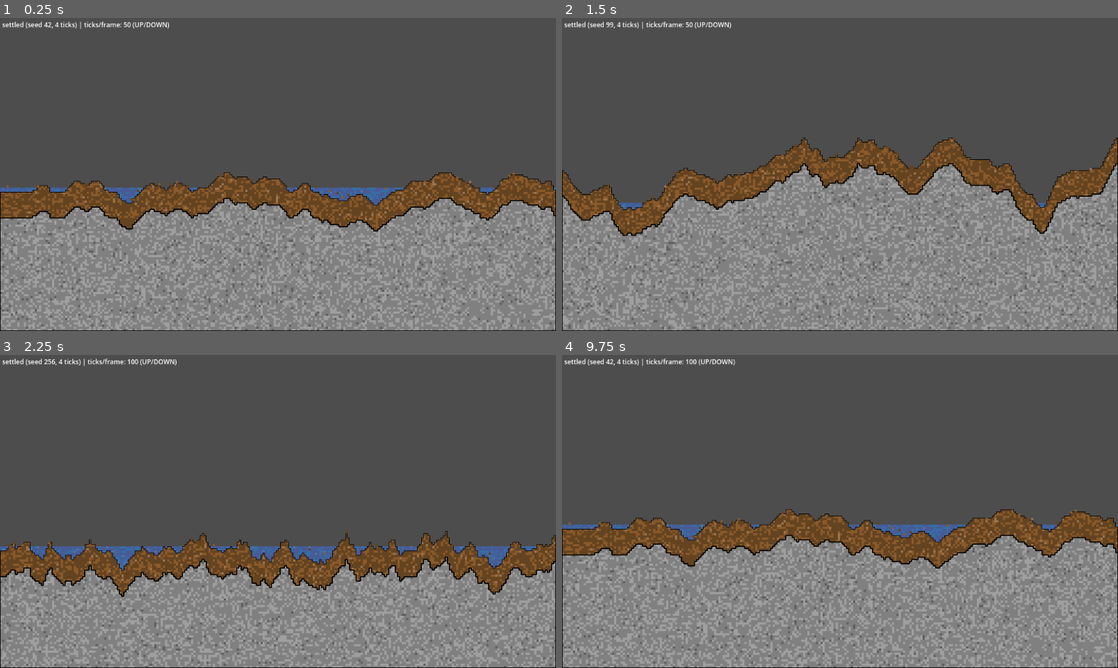
Above: before the commit, frames 1-4 (two rows, left to right).
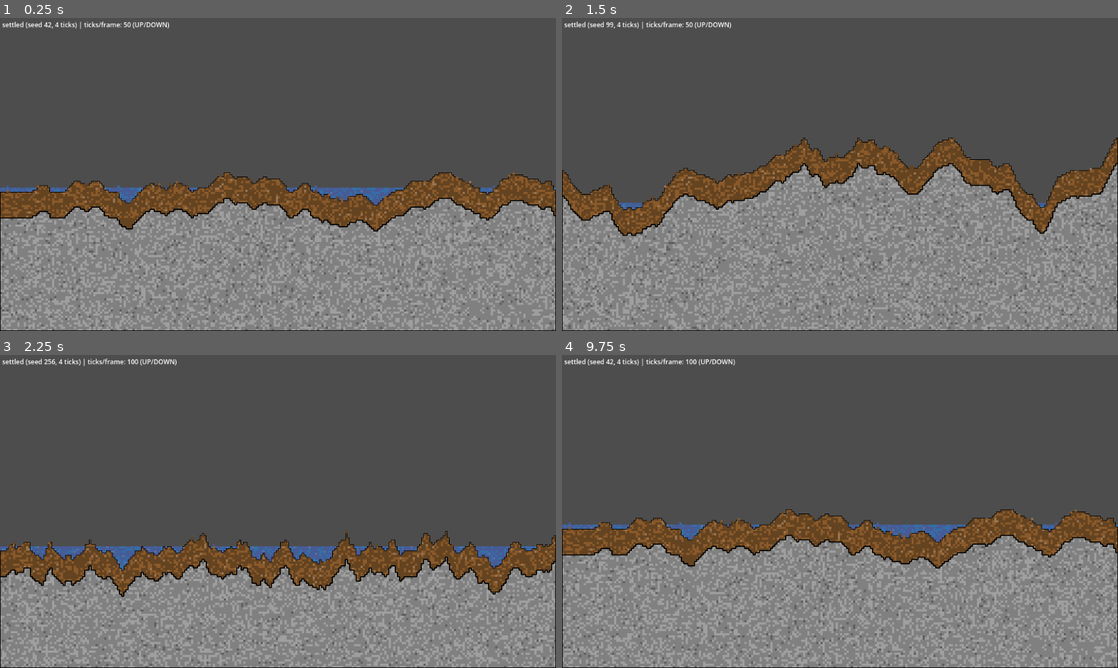
Above: after the commit, the same moments.

Repository: MessrsBrightside/pixel-mixel
Game: Godot game, scene res://scenes/main.tscn
The game is run twice, just before and just after one commit, with the same random seed, the same clock (stepped at 60 frames per second) and the same inputs.
Inputs:
- Up to frame 1 (0.25 s): no input
- Up to frame 2 (1.5 s): tap Enter at 0.5 s; hold Up 0.53-1.28 s; tap 1 at 0.6 s; tap Space at 1.25 s; hold Down from 1.28 s (still down); tap 2 at 1.35 s
- Up to frame 3 (2.25 s): tap Enter at 2 s; release Down at 2.03 s; hold Up from 2.03 s (still down); tap 3 at 2.1 s
- Up to frame 4 (9.75 s): tap Space at 2.75, 4.25 s; tap 4 at 2.85, 7.35 s; tap Enter at 3.5 s; release Up at 3.53 s; hold Down 3.53-5.78 s; tap 5 at 3.6, 8.1 s; tap R at 4.35, 8.85 s; tap 1 at 5.1, 9.6 s; hold Up 5.78-8.03 s; tap 2 at 5.85 s; tap 3 at 6.6 s; hold Down 8.03-9.53 s; hold Up from 9.53 s (still down)

The runs differ from the first frame. In frame 1, less than 0.1% of the frame differs, in the area x 1-90%, y 53-60%; in frame 2, nothing differs; in frame 3, less than 0.1%; in frame 4, less than 0.1%.

Commit message:
Loose chunks sink through liquid (swap positions)

Diff:
--- a/scripts/sim/chunk_simulator.gd
+++ b/scripts/sim/chunk_simulator.gd
@@ -48,11 +48,17 @@
 	if not grid.is_in_bounds(below):
 		return false
 	var below_chunk = grid.get_chunk(below)
-	if below_chunk == null or below_chunk.terrain != 0:
-		return false
-	grid.set_chunk(below, chunk.terrain, chunk.color, chunk.state)
-	grid.set_chunk(pos, 0, 0, 0)
-	return true
+	if below_chunk == null or below_chunk.terrain == 0:
+		# Empty below — fall
+		grid.set_chunk(below, chunk.terrain, chunk.color, chunk.state)
+		grid.set_chunk(pos, 0, 0, 0)
+		return true
+	# Loose chunks sink through liquid (swap positions)
+	if chunk.state == ChunkGridClass.State.LOOSE and below_chunk.state == ChunkGridClass.State.LIQUID:
+		grid.set_chunk(below, chunk.terrain, chunk.color, chunk.state)
+		grid.set_chunk(pos, below_chunk.terrain, below_chunk.color, below_chunk.state)
+		return true
+	return false
 
 
 func _try_spread(grid: ChunkGrid, pos: Vector2i, chunk: Dictionary) -> bool:
